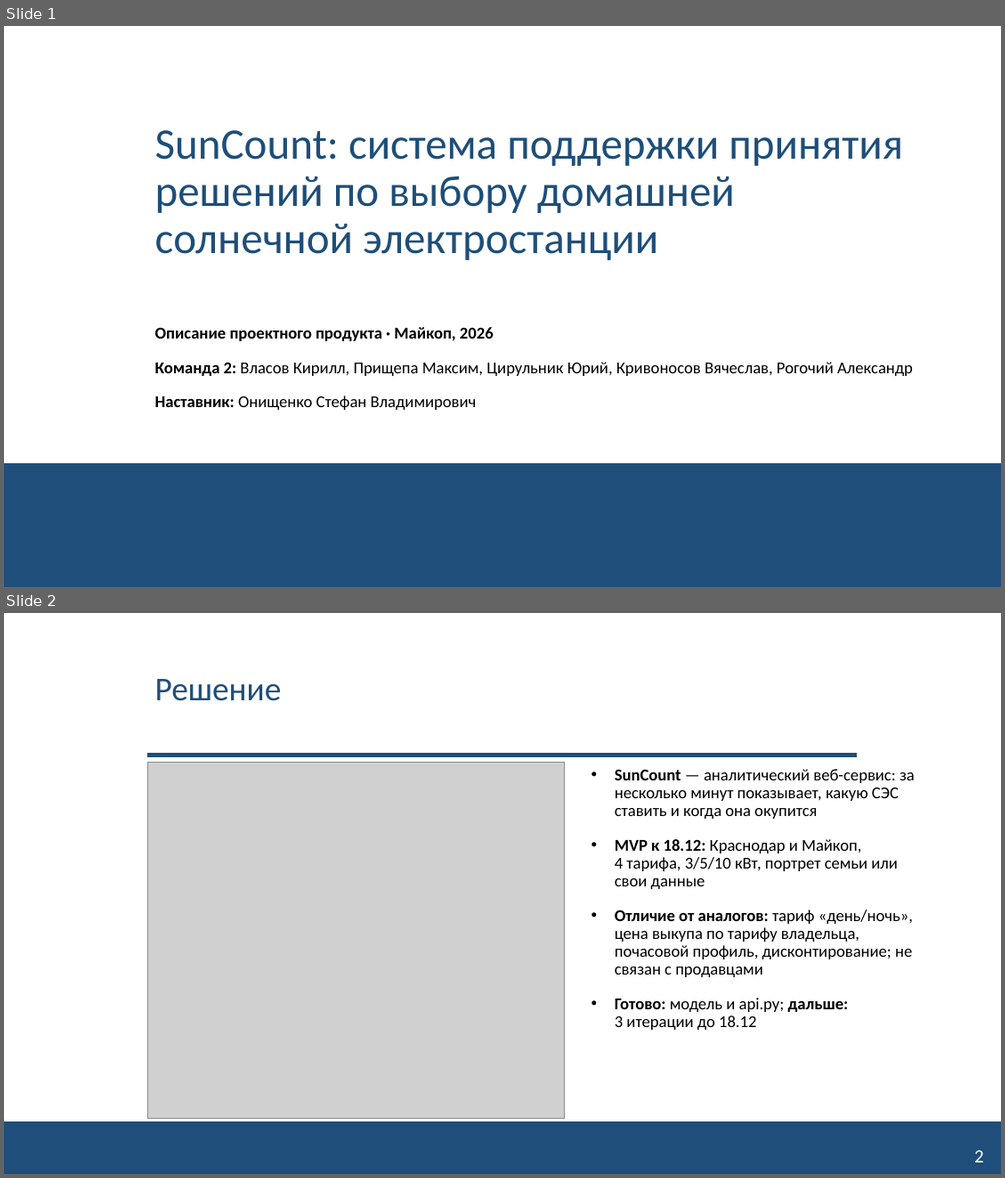
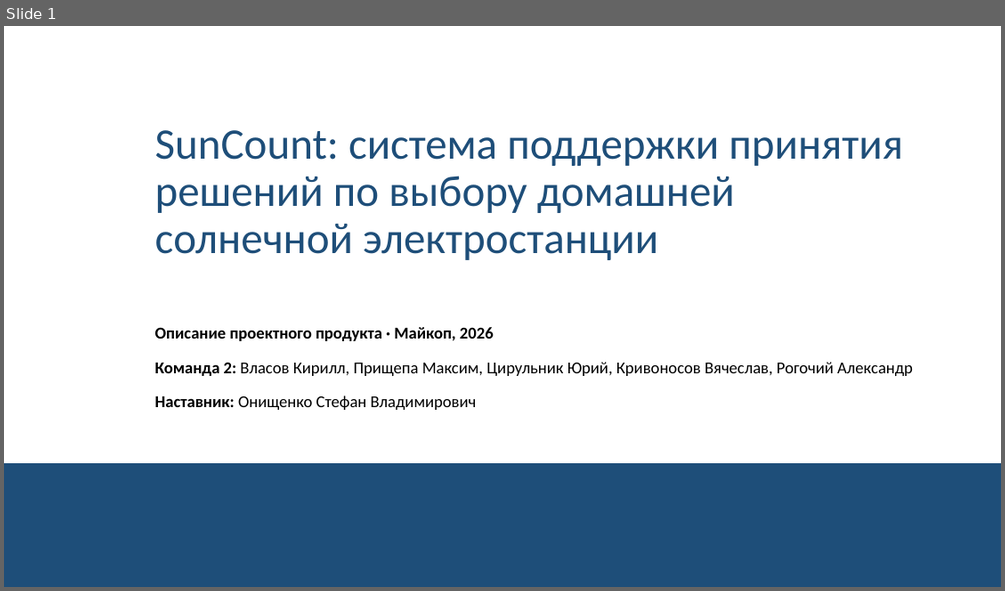
Before and after one commit to NeK0ban/SunCount, a slide deck: reports/SunCount_reshenie.pptx. Shown one above the other, each under a label of ours: slides 1 and 2 before the commit, slide 1 after it. The pictures are 1005x1178 and 1005x591 pixels, drawn with LibreOffice and Linux fonts; fonts in the diff are those of the drawing; grey boxes stand for pictures; background and template pictures are left out. Boxes give left, top, right and bottom in pixels: in the first picture for what was removed or moved away, otherwise in the second. Text is boxed around its words. In the diff, an @@ line names an element or a change of style, - is before the commit and + after.

```diff
--- a/reports/SunCount_reshenie.pptx
+++ b/reports/SunCount_reshenie.pptx
@@ slide 2 removed at (x1=4, y1=613, x2=1001, y2=1174), background #FFFFFF @@
@@ title removed at (x1=155, y1=679, x2=282, y2=701) @@
-Решение
@@ line removed from (147, 755) to (857, 755) @@
@@ picture removed at (x1=147, y1=763, x2=565, y2=1119) @@
@@ text removed at (x1=615, y1=769, x2=914, y2=1030) @@
-• SunCount — аналитический веб-сервис: за несколько минут показывает, какую СЭС ставить и когда она окупится
-• MVP к 18.12: Краснодар и Майкоп, 4 тарифа, 3/5/10 кВт, портрет семьи или свои данные
-• Отличие от аналогов: тариф «день/ночь», цена выкупа по тарифу владельца, почасовой профиль, дисконтирование; не связан с продавцами
-• Готово: модель и api.py; дальше: 3 итерации до 18.12
@@ rectangle removed at (x1=4, y1=1122, x2=1001, y2=1174) @@
@@ page number removed at (x1=974, y1=1150, x2=984, y2=1162) @@
-2
```
Also in this commit, not shown: 1 slide added, 2 other files.
